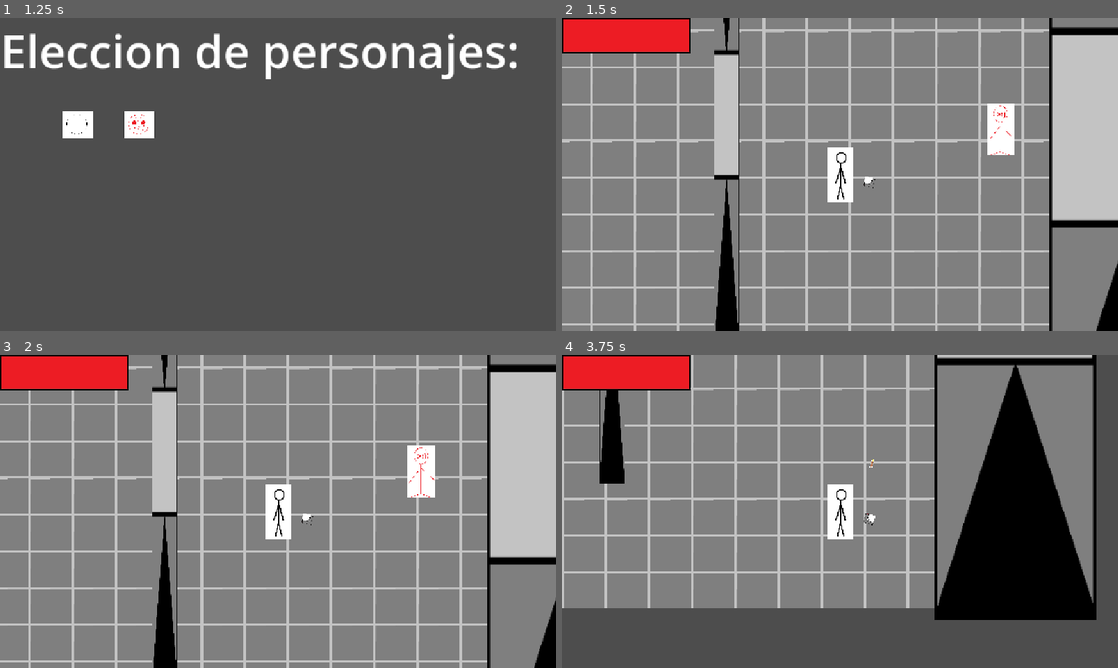
Above: before the commit, frames 1-4 (two rows, left to right).
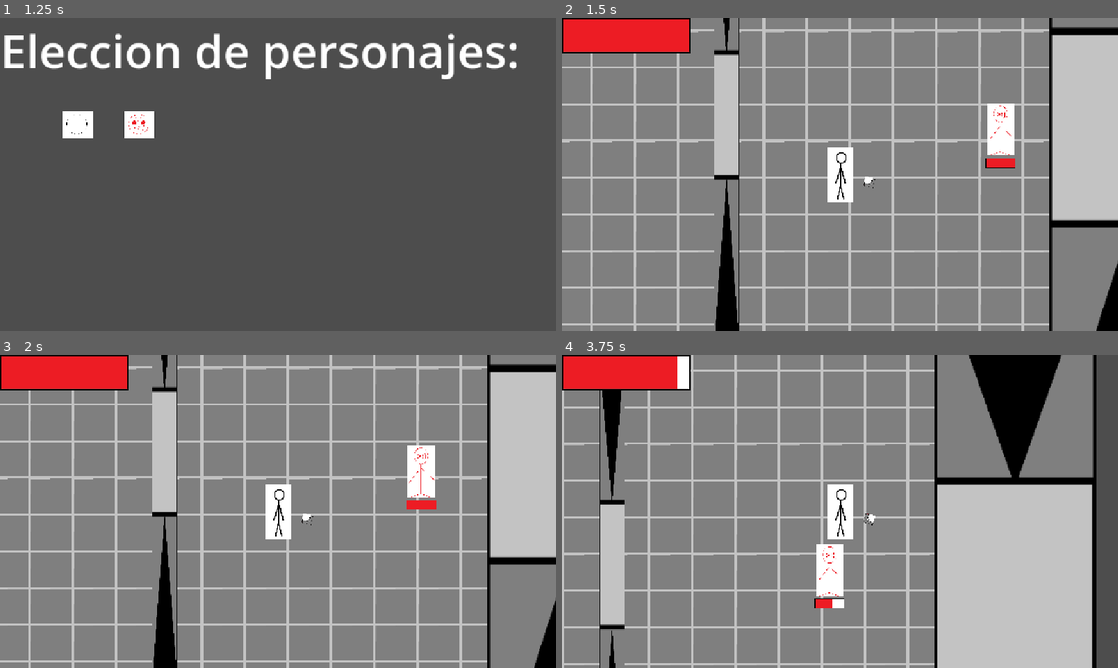
Above: after the commit, the same moments.

Repository: Operr-Omucc/bizo
Game: Godot game, scene res://Escenas/main_menu.tscn
The game is run twice, just before and just after one commit, with the same random seed, the same clock (stepped at 60 frames per second) and the same inputs.
Inputs (mouse positions are in pixels of both pictures, inside the frame that each line leads up to):
- Up to frame 1 (1.25 s): click "Start" at 0.5 s
- Up to frame 2 (1.5 s): click (639, 124) at 1.25 s
- Up to frame 3 (2 s): no input
- Up to frame 4 (3.75 s): move the mouse to (962, 495) at 2.02 s; hold D (Derecha) 2.03-2.78 s; click (962, 495) at 2.1 s; move the mouse to (728, 527) at 2.77 s; hold S (Abajo) 2.78-3.53 s; tap Shift (Dash) at 2.85 s; click (728, 527) at 3.05 s; move the mouse to (895, 442) at 3.52 s; hold D (Derecha) from 3.53 s (still down); click (895, 442) at 3.6 s

Frame 1 is identical in both runs. In frame 2, 0.2% of the frame differs, in the area x 76-82%, y 44-48%; in frame 3, 0.2%; in frame 4, 41%, in the area x 0-97%, y 0-100%.

Commit message:
parche pequeño
enemigos ahora tienen vida, arma dispara solo cada 0.7 segundos, personaje es "empujado" (su velocidad se vuelve negativa) hacia atras cuando recibe daño

Diff:
--- a/Escenas/enemigo.tscn
+++ b/Escenas/enemigo.tscn
@@ -1,7 +1,10 @@
-[gd_scene load_steps=5 format=3 uid="uid://cywd45tc337tm"]
+[gd_scene load_steps=8 format=3 uid="uid://cywd45tc337tm"]
 
 [ext_resource type="Script" uid="uid://ceqla5wlaxqwp" path="res://Scripts/enemigo.gd" id="1_24lda"]
 [ext_resource type="Texture2D" uid="uid://koixclvl6o3o" path="res://Sprites/Enemigo.png" id="2_1hbjf"]
+[ext_resource type="Texture2D" uid="uid://b3n44dh5p1nni" path="res://Sprites/EmptyBar.png" id="3_13grs"]
+[ext_resource type="Texture2D" uid="uid://v06be3g03hq4" path="res://Sprites/Bar.png" id="4_3fwfu"]
+[ext_resource type="Texture2D" uid="uid://bm724o6h87543" path="res://Sprites/HealthBar.png" id="5_46cx0"]
 
 [sub_resource type="RectangleShape2D" id="RectangleShape2D_jc0jm"]
 size = Vector2(18.7757, 19.7045)
@@ -36,4 +39,13 @@
 scale = Vector2(26.7602, 40.1758)
 shape = SubResource("RectangleShape2D_24lda")
 
+[node name="TextureProgressBar" type="TextureProgressBar" parent="."]
+offset_left = -265.791
+offset_top = 421.923
+offset_right = 266.209
+offset_bottom = 566.923
+texture_under = ExtResource("3_13grs")
+texture_over = ExtResource("4_3fwfu")
+texture_progress = ExtResource("5_46cx0")
+
 [connection signal="body_entered" from="Area2D" to="." method="_on_area_2d_body_entered"]
--- a/Personajes/personaje_enojado.tscn
+++ b/Personajes/personaje_enojado.tscn
@@ -1,7 +1,10 @@
-[gd_scene load_steps=4 format=3 uid="uid://cfypdu7caiqno"]
+[gd_scene load_steps=7 format=3 uid="uid://cfypdu7caiqno"]
 
 [ext_resource type="Script" uid="uid://byw84c13jfuar" path="res://Scripts/personaje_enojado.gd" id="1_ufsi2"]
 [ext_resource type="Texture2D" uid="uid://cs4u00w5ws12m" path="res://Sprites/personaje_enojado.png" id="2_s1ebf"]
+[ext_resource type="Texture2D" uid="uid://b3n44dh5p1nni" path="res://Sprites/EmptyBar.png" id="3_ln7dn"]
+[ext_resource type="Texture2D" uid="uid://v06be3g03hq4" path="res://Sprites/Bar.png" id="4_vmlx1"]
+[ext_resource type="Texture2D" uid="uid://bm724o6h87543" path="res://Sprites/HealthBar.png" id="5_m5lpv"]
 
 [sub_resource type="RectangleShape2D" id="RectangleShape2D_af3f4"]
 size = Vector2(144, 240)
@@ -19,5 +22,12 @@
 [node name="Camera2D" type="Camera2D" parent="."]
 scale = Vector2(0.996948, 0.990783)
 zoom = Vector2(0.5, 0.5)
-drag_horizontal_enabled = true
-drag_vertical_enabled = true
+
+[node name="TextureProgressBar" type="TextureProgressBar" parent="Camera2D"]
+offset_left = -1159.54
+offset_top = -660.084
+offset_right = -627.539
+offset_bottom = -515.084
+texture_under = ExtResource("3_ln7dn")
+texture_over = ExtResource("4_vmlx1")
+texture_progress = ExtResource("5_m5lpv")
--- a/Scripts/arma.gd
+++ b/Scripts/arma.gd
@@ -18,5 +18,5 @@
 	bullet.rota=global_rotation
 	get_parent().get_parent().add_child(bullet)
 	cooldown = false
-	await get_tree().create_timer(1.00).timeout
+	await get_tree().create_timer(0.70).timeout
 	cooldown = true
--- a/Scripts/bala.gd
+++ b/Scripts/bala.gd
@@ -3,12 +3,14 @@
 var rota:float
 var dir:float
 var speed=2000
+var damage: int
 
 #funcion que consigue la posicion y rotacion global + destruye bala si existio por 3 segundos
 func _ready():
+	damage = 20
 	global_position=pos
 	global_rotation=rota
-	await get_tree().create_timer(3.0).timeout
+	await get_tree().create_timer(0.7).timeout
 	queue_free()
 
 	#funcion que ajusta la velocidad de la bala teniendo en cuenta su rotacion (_physics_process se ejecuta cada frame)
--- a/Scripts/enemigo.gd
+++ b/Scripts/enemigo.gd
@@ -2,13 +2,15 @@
 @onready var navigation_agent: NavigationAgent2D = $NavigationAgent2D
 @onready var target = get_tree().get_nodes_in_group("personaje")
 @onready var coin=preload("res://Escenas/moneda.tscn")
-
+@onready var healthBar: TextureProgressBar = $TextureProgressBar
+var health: int
 var cooldown=true
 var speed=150
 
 func _ready() -> void:
+	health = 100
 	await get_tree().process_frame
-	var jugadores = get_tree().get_nodes_in_group("jugador")
+	#var jugadores = get_tree().get_nodes_in_group("jugador")
 	set_physics_process(false)
 	call_deferred("wait_for_physics")
 
@@ -16,29 +18,42 @@
 	await get_tree().physics_frame
 	set_physics_process(true)
 
-#Funcion para eliminar personaje + deteccion de colision con bala
+#Funcion para eliminar personaje + deteccion de colision con bala de ser verdadero quita vida al enemigo/jugador
 func _on_area_2d_body_entered(body):
+
 	if body.is_in_group("personaje"):
+
 		if body.health > 0 && cooldown:
 			var currentWave = 100
 			var maxPercentage = currentWave * 0.1
 			body.health =  body.health - maxPercentage
+			body.speed = body.speed - 2500
+			await get_tree().create_timer(0.5).timeout
+			body.speed = body.speed + 2500
 			cooldown = false
 			await get_tree().create_timer(1.00).timeout #tiempo de invulnerabilidad del jugador
 			cooldown = true
+
+
 		elif body.health < 1:
 			get_tree().call_deferred("change_scene_to_file","res://Escenas/main_menu.tscn")
+
 	elif body.is_in_group("bala"):
-		var coin_instance = coin.instantiate()
-		coin_instance.add_to_group("coins")
-		coin_instance.position = global_position
+		if health > 0:
+			health = health - body.damage
+			body.call_deferred("queue_free") #call deferred añade/quita  de forma "segura"
 
-		get_parent().call_deferred("add_child", coin_instance)  # safe add
-		call_deferred("queue_free")  # safely delete self
-		body.call_deferred("queue_free")  # safely delete bullet
+		if health <= 1:
+			var coin_instance = coin.instantiate()
+			coin_instance.add_to_group("coins")
+			coin_instance.position = global_position
+			get_parent().call_deferred("add_child", coin_instance)
+			call_deferred("queue_free")
+			body.call_deferred("queue_free")
 
 #funcion que se ejecuta cada segundo, funciona tambien para detectar la posicion del jugador y perseguirlo
 func _physics_process(_delta):
+	healthBar.value = health
 	if target and target.is_inside_tree():
 		if navigation_agent.is_navigation_finished():
 			var distancia = target.global_position.distance_to(navigation_agent.target_position)
--- a/Scripts/personaje.gd
+++ b/Scripts/personaje.gd
@@ -6,6 +6,7 @@
 var health: int
 var maxHealth: int
 @onready var healthBar: TextureProgressBar = $Camera2D/TextureProgressBar
+
 
 func _ready():
 	maxHealth = 100
@@ -21,6 +22,7 @@
 	if Input.is_action_just_pressed("Dash") && cooldown:
 		start_dash()
 	healthBar.value = health
+	healthBar.max_value = maxHealth
 	#is_mouse_left()
 	move_and_slide()
 
